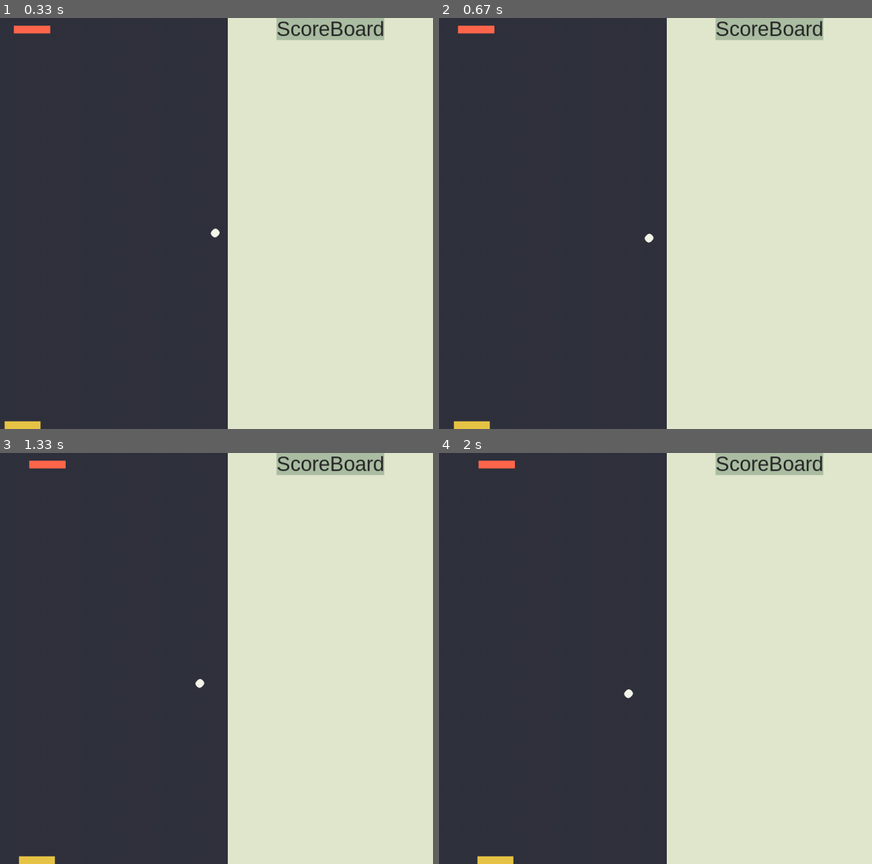
Above: before the commit, frames 1-4 (two rows, left to right).
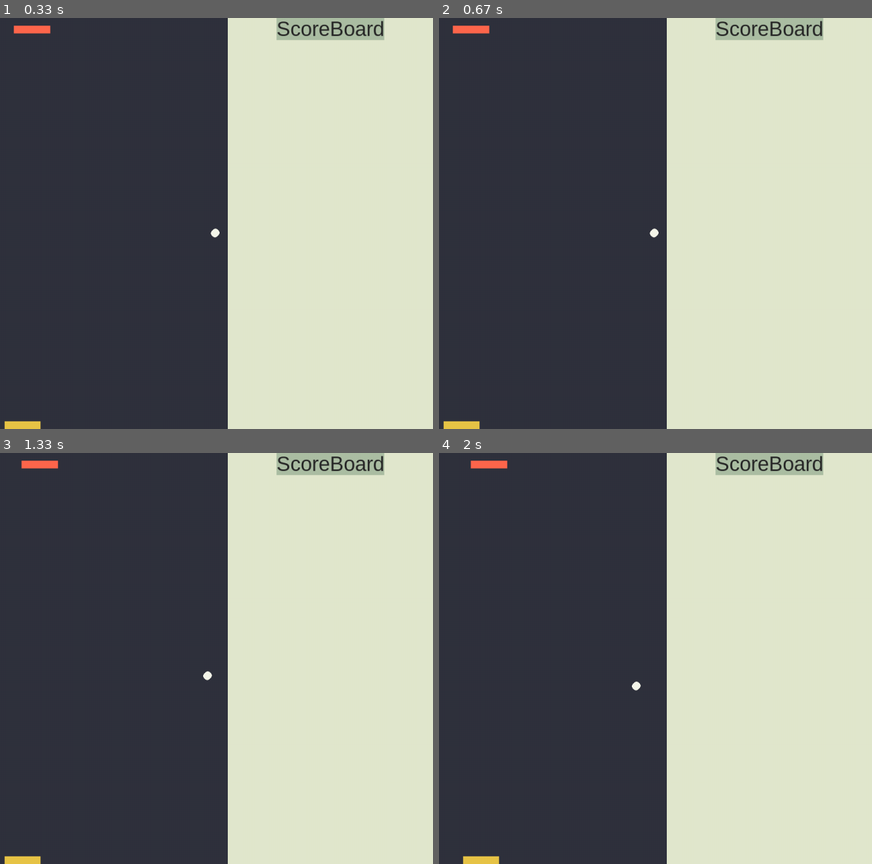
Above: after the commit, the same moments.

Repository: vibhatsu08/pong-game-pygame
Game: pygame game, started from game.py
Two runs of this game, one before a commit and one after it. Both use one fixed random seed, a clock stepped at 60 frames per second and the inputs below.
Inputs:
- Up to frame 1 (0.33 s): no input
- Up to frame 2 (0.67 s): hold P from 0.33 s (still down); hold Right from 0.33 s (still down)
- Up to frame 3 (1.33 s): release P at 0.8 s; release Right at 0.8 s; hold P 0.83-1.3 s
- Up to frame 4 (2 s): hold Right 1.33-1.8 s; hold Right from 1.83 s (still down)

Frame 1 is identical in both runs. In frame 2, 0.2% of the frame differs, in the area x 0-51%, y 1-100%; in frame 3, 0.3%, in the area x 0-49%, y 1-100%; in frame 4, 0.3%.

Commit message:
Implemented the pause feature in the game. The game will come down to a pause state when the P key is pressed on the keyboard.

Diff:
--- a/game.py
+++ b/game.py
@@ -5,6 +5,7 @@
     K_p,
     K_LEFT,
     K_RIGHT,
+    KEYDOWN,
     QUIT
 )
 
@@ -120,7 +121,7 @@
             ballHitPlayer_Sound.play()
         if self.rect.colliderect(enemy.rect):
             ballHitEnemy_Sound.play()
-            options = [-self.speed[0] + random.randint(1, 2), -self.speed[1] + random.randint(1, 2)]
+            options = [-self.speed[0] + random.randint(0, 2), -self.speed[1] + random.randint(0, 2)]
             option = random.randint(0, 1)
             if option == 0:
                 self.speed[0] = options[0]
@@ -162,20 +163,17 @@
 
 scoreBoard = ScoreBoard()
 
-def paused():
-    pausedTextColor = pygame.Color("#FDFFFC")
-    pausedBgColor = pygame.Color("#242325")
-    pausedFont = pygame.font.SysFont("comicsansms", 115)
-    textSurface = pausedFont.render("Paused", True, pausedTextColor)
-
-    pausedTextWindowSurface = pygame.Surface((textSurface.get_width() + 20, textSurface.get_height() + 20))
-    pausedTextWindowSurface.fill(pausedBgColor)
-
-    pausedTextRect = textSurface.get_rect()
-    pausedTextWindowRect = pausedTextWindowSurface.get_rect((gameAreaWidth // 2, screenHeight // 2))
-    pausedTextRect.center = pausedTextWindowRect.center
-    screen.blit(pausedTextWindowSurface, pausedTextWindowRect)
-    screen.blit(textSurface, pausedTextRect)
+paused = False
+
+
+def pausedGame():
+    global paused
+    paused = True
+    while paused:
+        for event in pygame.event.get():
+            if event.type == pygame.KEYDOWN:
+                if event.key == K_p:
+                    paused = False
 
 
 gameRunning = True
@@ -183,6 +181,9 @@
     for event in pygame.event.get():
         if event.type == QUIT:
             gameRunning = False
+        if event.type == KEYDOWN:
+            if event.key == K_p:
+                pausedGame()
 
     screen.fill(screenBgColor)
 
@@ -203,4 +204,5 @@
     pygame.display.flip()
     pygame.display.update()
 
+
 pygame.quit()
